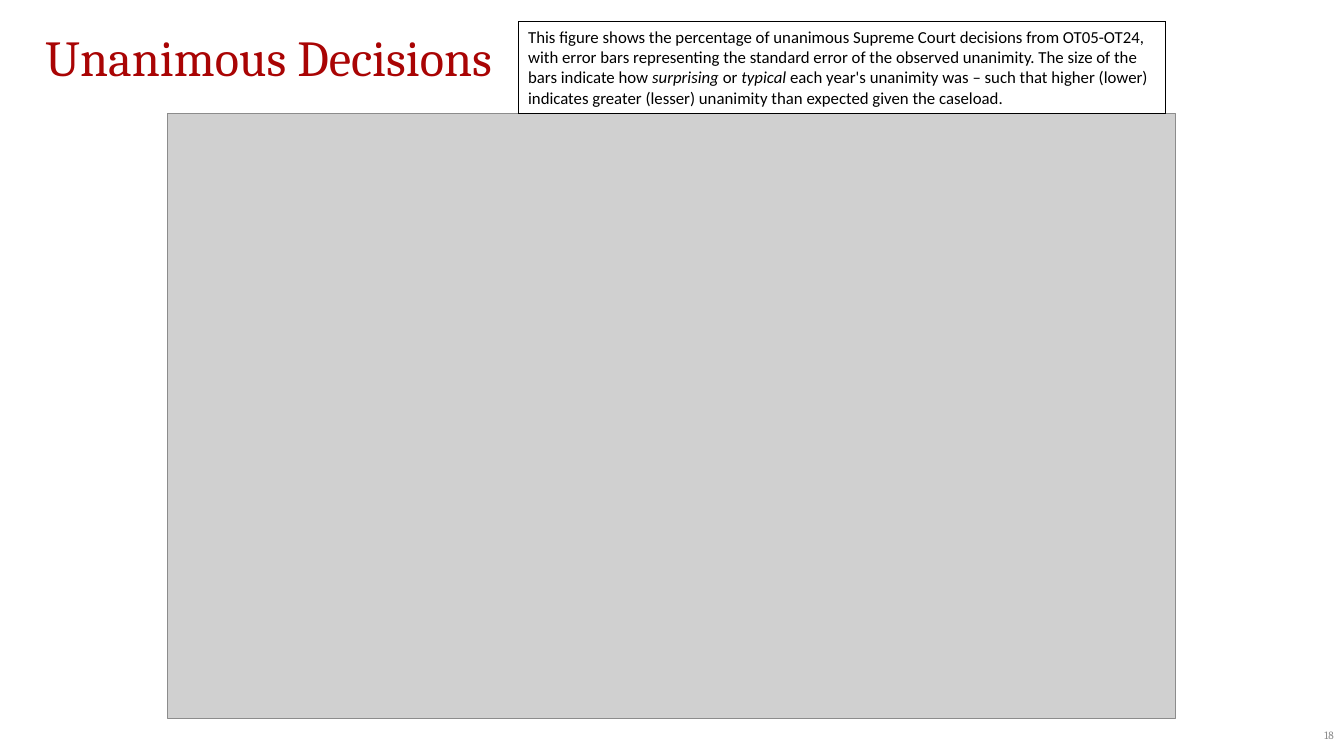
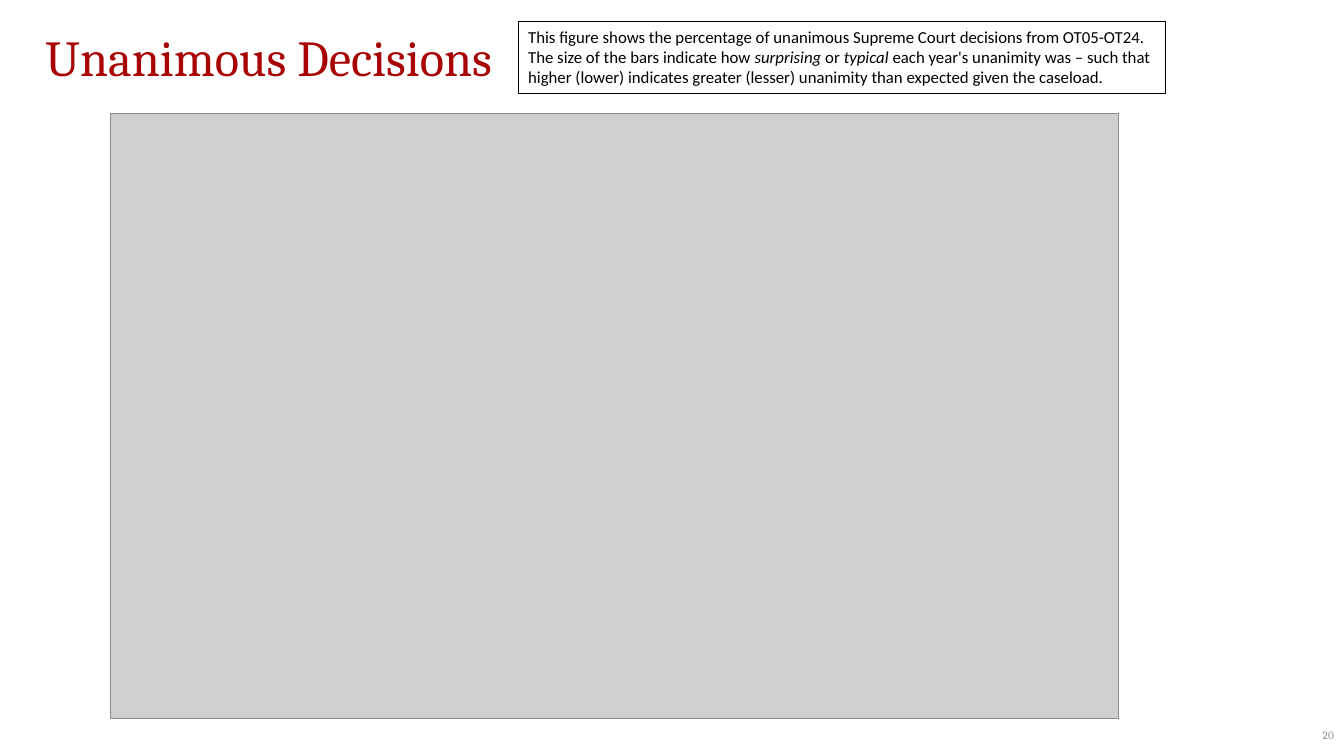
Before and after one commit to JakeTruscott/scotuswatch, a slide deck: slide 20 of Stat Reviews/OT24_StatReview/compilation/SCOTUSBlog/statpack_OT24.pptx (slide 18 before the commit). Drawn at 1344x756 pixels with LibreOffice and Linux fonts; fonts in the diff are those of the drawing; grey boxes stand for pictures. Boxes give left, top, right and bottom in pixels: in the first picture for what was removed or moved away, otherwise in the second. Text is boxed around its words. In the diff, an @@ line names an element or a change of style, - is before the commit and + after.

```diff
--- a/Stat Reviews/OT24_StatReview/compilation/SCOTUSBlog/statpack_OT24.pptx
+++ b/Stat Reviews/OT24_StatReview/compilation/SCOTUSBlog/statpack_OT24.pptx
@@ rectangle "This figure shows the percentage ..." resized from (x1=518, y1=22, x2=1166, y2=114) to (x1=518, y1=22, x2=1166, y2=94) @@
@@ text in rectangle at (x1=528, y1=31, x2=1150, y2=86): text changed @@
-This figure shows the percentage of unanimous Supreme Court decisions from OT05-OT24, with error bars representing the standard error of the observed unanimity. The size of the bars indicate how surprising or typical each year's unanimity was – such that higher (lower) indicates greater (lesser) unanimity than expected given the caseload.
+This figure shows the percentage of unanimous Supreme Court decisions from OT05-OT24. The size of the bars indicate how surprising or typical each year's unanimity was – such that higher (lower) indicates greater (lesser) unanimity than expected given the caseload.
@@ picture moved from (x1=168, y1=114, x2=1177, y2=719) to (x1=111, y1=114, x2=1119, y2=719) @@
@@ page number at (x1=1323, y1=731, x2=1334, y2=739): text changed @@
-18
+20
```
Also in this commit, not shown: 20 other slides changed, 1 slide added, 45 other files.
